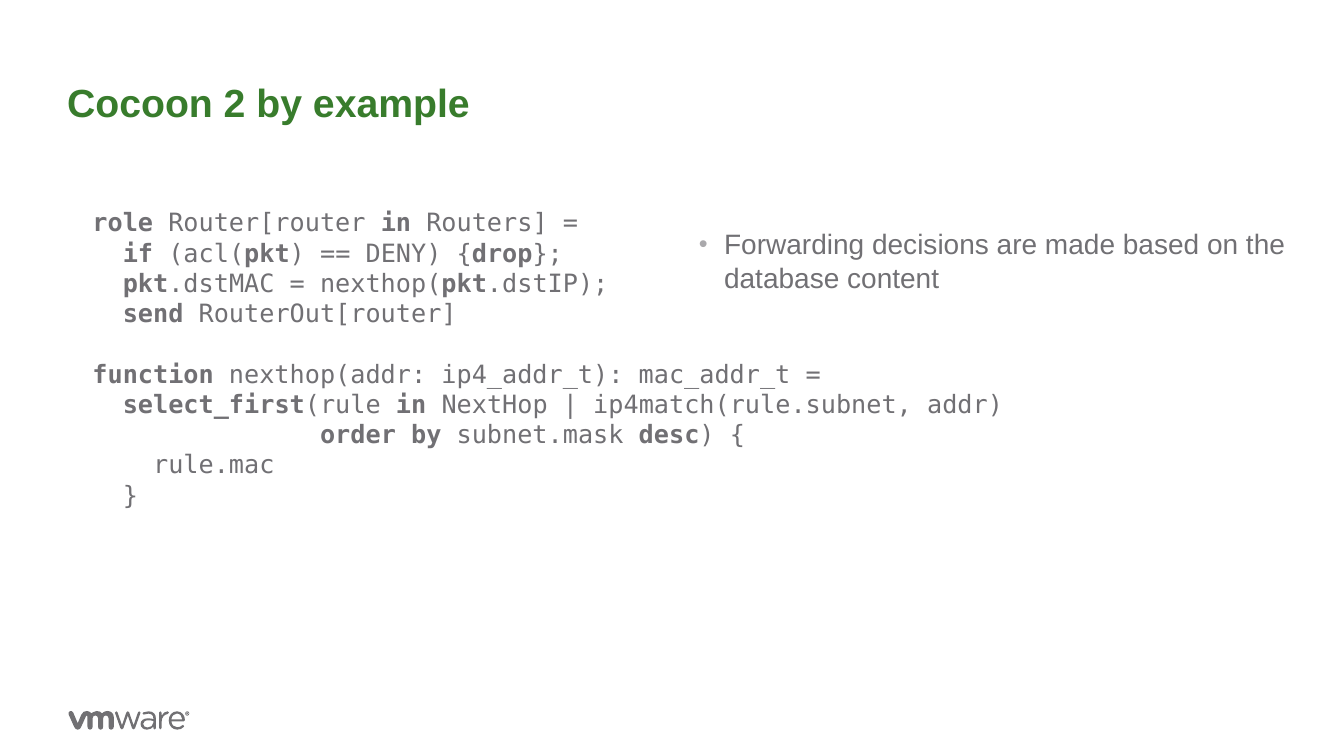
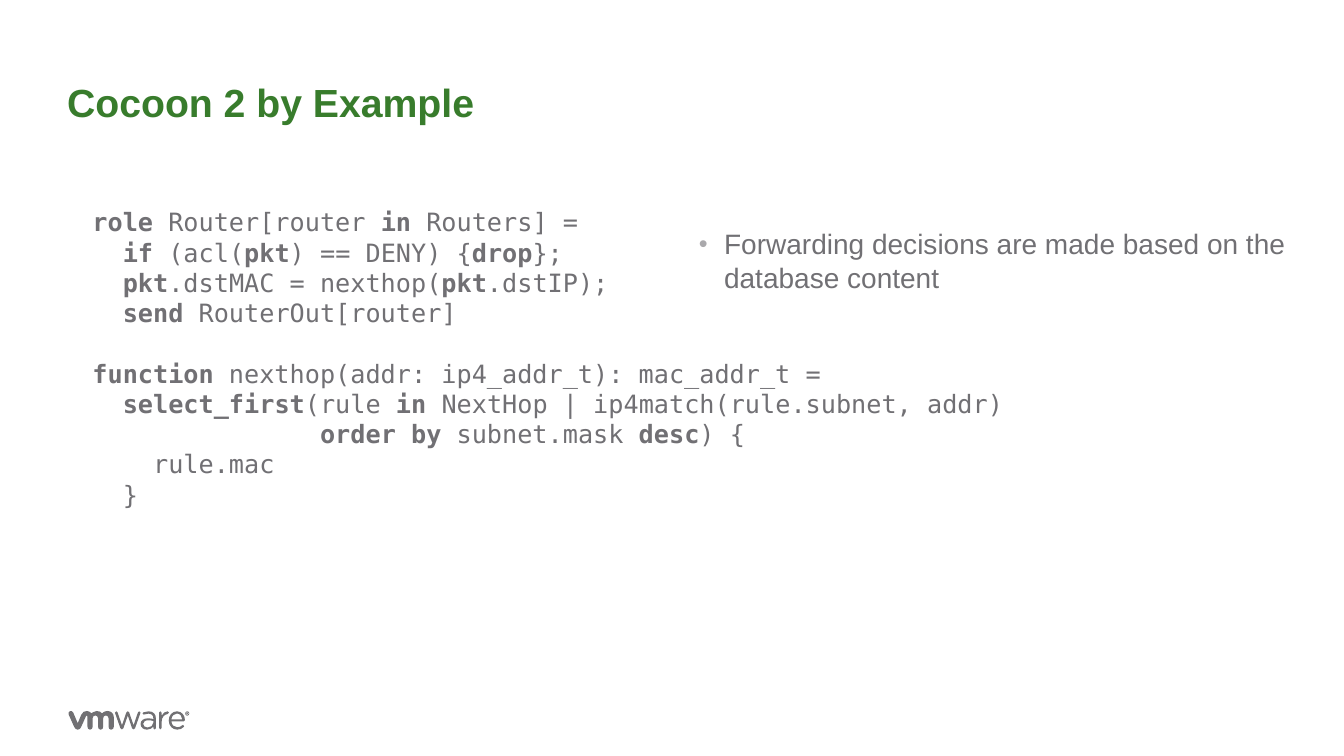
Before and after one commit to ryzhyk/cocoon, a slide deck: slide 10 of doc/wnv17/cocoon.odp (slide 9 before the commit). Drawn at 1344x756 pixels with LibreOffice and Linux fonts; fonts in the diff are those of the drawing; background and template pictures are left out. Boxes give left, top, right and bottom in pixels: in the first picture for what was removed or moved away, otherwise in the second. Text is boxed around its words. In the diff, an @@ line names an element or a change of style, - is before the commit and + after.

Commit message:
updated the WNV talk with better motivation and an example

```diff
--- a/doc/wnv17/cocoon.odp
+++ b/doc/wnv17/cocoon.odp
@@ title at box(67, 88, 474, 125): text changed @@
-Cocoon 2 by example
+Cocoon 2 by Example
```
Also in this commit, not shown: 11 other slides changed, 5 slides added, 1 slide removed.
